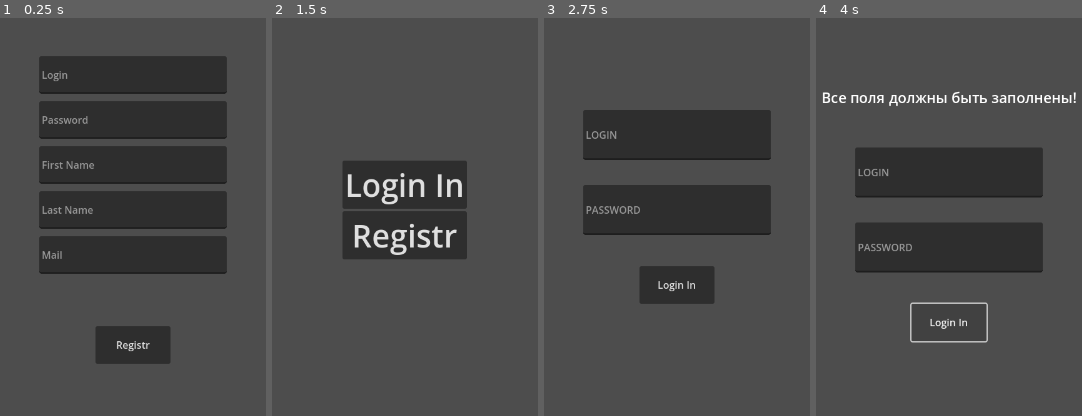
Above: before the commit, frames 1-4 (left to right).
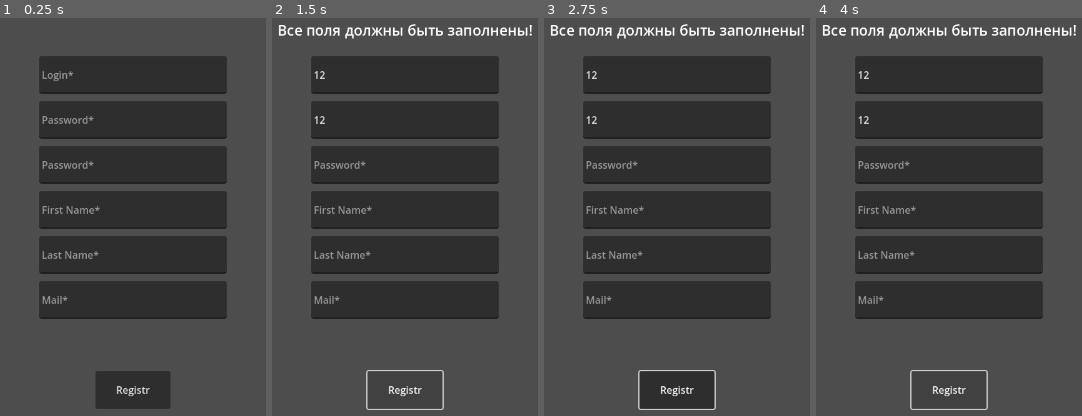
Above: after the commit, the same moments.

Repository: fretpool2/trashcan
Game: Godot game, scene res://scene/main/registr.tscn
Two runs of this game, one before a commit and one after it. Both use one fixed random seed, a clock stepped at 60 frames per second and the inputs below. This scene is started directly instead of the project's main scene.
Inputs (mouse positions are in pixels of both pictures, inside the frame that each line leads up to):
- Up to frame 1 (0.25 s): no input
- Up to frame 2 (1.5 s): click (405, 73) at 0.52 s; type "12" at 0.6 s; click (405, 121) at 0.75 s; type "12" at 0.83 s; click "Registr" at 1.25 s
- Up to frame 3 (2.75 s): click (677, 185) at 2 s, where only the run before the commit has a clickable "Login In"
- Up to frame 4 (4 s): click "Login In" (after the commit: "Registr") at 2.75 s; click "Login In" (after the commit: "Registr") at 3.5 s

The runs differ from the first frame. In frame 1, 13% of the frame differs, in the area x 14-86%, y 13-99%; in frame 2, 35%, in the area x 2-98%, y 1-99%; in frame 3, 32%; in frame 4, 30%.

Commit message:
Registr or Auth
-Исправил все баги с авторизацией
-Добавил сохранение авторизации(если вы уже авторизированы вы сразу попадете в main menu)
- добавил сохранение аккаунта
- добавил при регистрации повторный пароль и сделал проверку на совпадение
- исправил все баги с регистрацией
( в console 0 ошибок 0 предупреждений)
-файл с аккаунтами хранится "C:\Users\Пользователь\AppData\Roaming\Godot\app_userdata\TrashCan

Diff:
--- a/scene/main/registr.tscn
+++ b/scene/main/registr.tscn
@@ -25,6 +25,26 @@
 size_flags_vertical = 4
 theme_override_constants/separation = 72
 
+[node name="Label" type="Control" parent="MarginContainer/VBoxContainer"]
+layout_mode = 2
+
+[node name="Label" type="Label" parent="MarginContainer/VBoxContainer/Label"]
+visible = false
+layout_mode = 1
+anchors_preset = 8
+anchor_left = 0.5
+anchor_top = 0.5
+anchor_right = 0.5
+anchor_bottom = 0.5
+offset_left = -140.0
+offset_top = -11.5
+offset_right = 140.0
+offset_bottom = 11.5
+grow_horizontal = 2
+grow_vertical = 2
+theme_override_font_sizes/font_size = 23
+text = "Все поля должны быть заполнены!"
+
 [node name="Login" type="Control" parent="MarginContainer/VBoxContainer"]
 layout_mode = 2
 size_flags_horizontal = 4
@@ -43,7 +63,7 @@
 offset_bottom = 30.0
 grow_horizontal = 2
 grow_vertical = 2
-placeholder_text = "Login"
+placeholder_text = "Login*"
 
 [node name="Pass" type="Control" parent="MarginContainer/VBoxContainer"]
 layout_mode = 2
@@ -63,10 +83,9 @@
 offset_bottom = 30.0
 grow_horizontal = 2
 grow_vertical = 2
-placeholder_text = "Password"
+placeholder_text = "Password*"
 
 [node name="Pass2" type="Control" parent="MarginContainer/VBoxContainer"]
-visible = false
 layout_mode = 2
 size_flags_horizontal = 4
 size_flags_vertical = 4
@@ -84,7 +103,7 @@
 offset_bottom = 30.0
 grow_horizontal = 2
 grow_vertical = 2
-placeholder_text = "Password"
+placeholder_text = "Password*"
 
 [node name="Fnaim" type="Control" parent="MarginContainer/VBoxContainer"]
 layout_mode = 2
@@ -104,7 +123,7 @@
 offset_bottom = 30.0
 grow_horizontal = 2
 grow_vertical = 2
-placeholder_text = "First Name"
+placeholder_text = "First Name*"
 
 [node name="LName" type="Control" parent="MarginContainer/VBoxContainer"]
 layout_mode = 2
@@ -124,7 +143,7 @@
 offset_bottom = 30.0
 grow_horizontal = 2
 grow_vertical = 2
-placeholder_text = "Last Name"
+placeholder_text = "Last Name*"
 
 [node name="mail" type="Control" parent="MarginContainer/VBoxContainer"]
 layout_mode = 2
@@ -144,7 +163,7 @@
 offset_bottom = 30.0
 grow_horizontal = 2
 grow_vertical = 2
-placeholder_text = "Mail"
+placeholder_text = "Mail*"
 
 [node name="pustota" type="Control" parent="MarginContainer/VBoxContainer"]
 layout_mode = 2
--- /dev/null
+++ b/scene/pages/MainMenu/main_menu.tscn
@@ -0,0 +1,18 @@
+[gd_scene format=3 uid="uid://cd2mi3i5c6sb5"]
+
+[node name="Main Menu" type="Control"]
+layout_mode = 3
+anchors_preset = 15
+anchor_right = 1.0
+anchor_bottom = 1.0
+grow_horizontal = 2
+grow_vertical = 2
+
+[node name="ColorRect" type="ColorRect" parent="."]
+layout_mode = 1
+anchors_preset = 15
+anchor_right = 1.0
+anchor_bottom = 1.0
+grow_horizontal = 2
+grow_vertical = 2
+color = Color(0.388235, 0.152941, 0.262745, 1)
--- a/script/Accaunt.gd
+++ b/script/Accaunt.gd
@@ -3,5 +3,38 @@
 var login = "Admin"
 var password = "12345678"
 var firstName = "Иван"
-var LastName = "Иванов"
-var mail = "example@male.ru"
+var lastName = "Иванов"
+var mail = "example@example.ru"
+var signin = false
+var save_settings = "user://Accaunt.db"
+
+func save_acc_data():
+	var config = ConfigFile.new()
+	config.set_value("login", "login", login)
+	config.set_value("password", "password", password)
+	config.set_value("firstName", "firstName", firstName)
+	config.set_value("lastName", "lastName", lastName)
+	config.set_value("mail", "mail", mail)
+	config.set_value("signin", "signin", signin)
+	config.save(save_settings)
+	print("saving...")
+
+func load_acc_data():
+	var config = ConfigFile.new()
+	if config.load(save_settings) == OK:
+		login = config.get_value("login", "login")
+		password = config.get_value("password", "password")
+		firstName = config.get_value("firstName", "firstName")
+		lastName = config.get_value("lastName", "lastName")
+		mail = config.get_value("mail", "mail")
+		signin = config.get_value("signin", "signin")
+	else:
+		login = "Admin"
+		password = "12345678"
+		firstName = "Иван"
+		lastName = "Иванов"
+		mail = "example@example.ru"
+		signin = false
+
+func _ready():
+	load_acc_data()
--- a/script/Globals.gd
+++ b/script/Globals.gd
@@ -1,11 +1 @@
 extends Node
-
-
-# Called when the node enters the scene tree for the first time.
-func _ready():
-	pass # Replace with function body.
-
-
-# Called every frame. 'delta' is the elapsed time since the previous frame.
-func _process(delta):
-	pass
--- a/script/main/Main.gd
+++ b/script/main/Main.gd
@@ -1,4 +1,10 @@
 extends Control
+var scenePath = "res://scene/pages/MainMenu/main_menu.tscn"
+var sceneLoadResult = load(scenePath)
+func _process(_delta):
+	if Accaunt.signin:
+		get_tree().change_scene_to_file("res://scene/pages/MainMenu/main_menu.tscn")
+
 
 func _on_loginin_pressed():
 	get_tree().change_scene_to_file("res://scene/main/auth.tscn")
--- a/script/main/auth.gd
+++ b/script/main/auth.gd
@@ -22,7 +22,10 @@
 func _on_button_pressed():
 	if log.text == Accaunt.login and pas.text == Accaunt.password:
 		check_pole.hide()
-		print("true")
+		print("Logining")
+		Accaunt.signin = true
+		get_tree().change_scene_to_file("res://scene/pages/MainMenu/main_menu.tscn")
+		Accaunt.save_acc_data()
 	else:
 		falseAcc = true
 		print("False")
--- a/script/main/registr.gd
+++ b/script/main/registr.gd
@@ -1,27 +1,42 @@
 extends Control
 
+@onready var label = $MarginContainer/VBoxContainer/Label/Label
 @onready var login = $MarginContainer/VBoxContainer/Login/Login
 @onready var passw = $MarginContainer/VBoxContainer/Pass/pass
-#@onready var pasw_2 = $MarginContainer/VBoxContainer/Pass2/pasw2
+@onready var pasw_2 = $MarginContainer/VBoxContainer/Pass2/pasw2
 @onready var first_name = $MarginContainer/VBoxContainer/Fnaim/FirstName
 @onready var last_name = $MarginContainer/VBoxContainer/LName/LastName
 @onready var gmail = $MarginContainer/VBoxContainer/mail/mail
+var reg = false
 
-
-var log
-var pas1
-#var pas2
-var FName
-var LName
-var mail
-
-#func _process(delta):
-	#print(Accaunt.login)
+# Добавьте функцию проверки на электронный адрес
+func isEmailValid(email: String) -> bool:
+	var pattern = "^[A-Za-z0-9+_.-]+@[A-Za-z0-9.-]+$"
+	var regex = RegEx.new()
+	regex.compile(pattern)
+	return regex.search(email) != null
 
 func _on_button_pressed():
-	Accaunt.login = login.text
-	Accaunt.password = passw.text
-	Accaunt.firstName = first_name.text
-	Accaunt.LastName = last_name.text
-	Accaunt.mail = gmail.text
-	get_tree().change_scene_to_file("res://scene/main/main.tscn")
+	if login.text == "" or passw.text == "" or pasw_2.text == "" or first_name.text == "" or last_name.text == "" or gmail.text == "":
+		label.show()
+		label.text = "Все поля должны быть заполнены!"
+	elif not isEmailValid(gmail.text): # Добавьте проверку на электронный адрес
+		label.text = "Введите правильный адрес электронной почты"
+		label.show()
+	elif passw.text != pasw_2.text:
+		label.text = "Пароль не совпадает"
+		label.show()
+	else:
+		label.hide()
+		reg = true
+
+	if Accaunt.login == login.text:
+		label.text = "Данный логин уже существует"
+
+	if reg:
+		Accaunt.login = login.text
+		Accaunt.password = passw.text
+		Accaunt.firstName = first_name.text
+		Accaunt.lastName = last_name.text
+		Accaunt.mail = gmail.text
+		get_tree().change_scene_to_file("res://scene/main/main.tscn")
